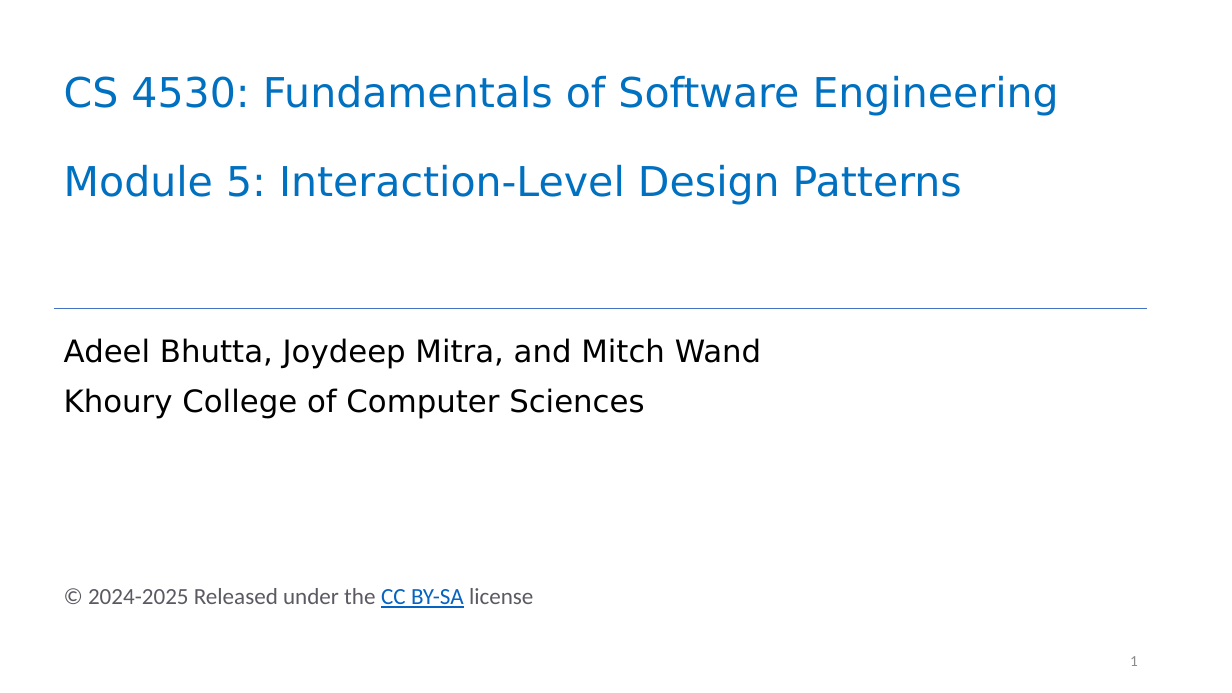
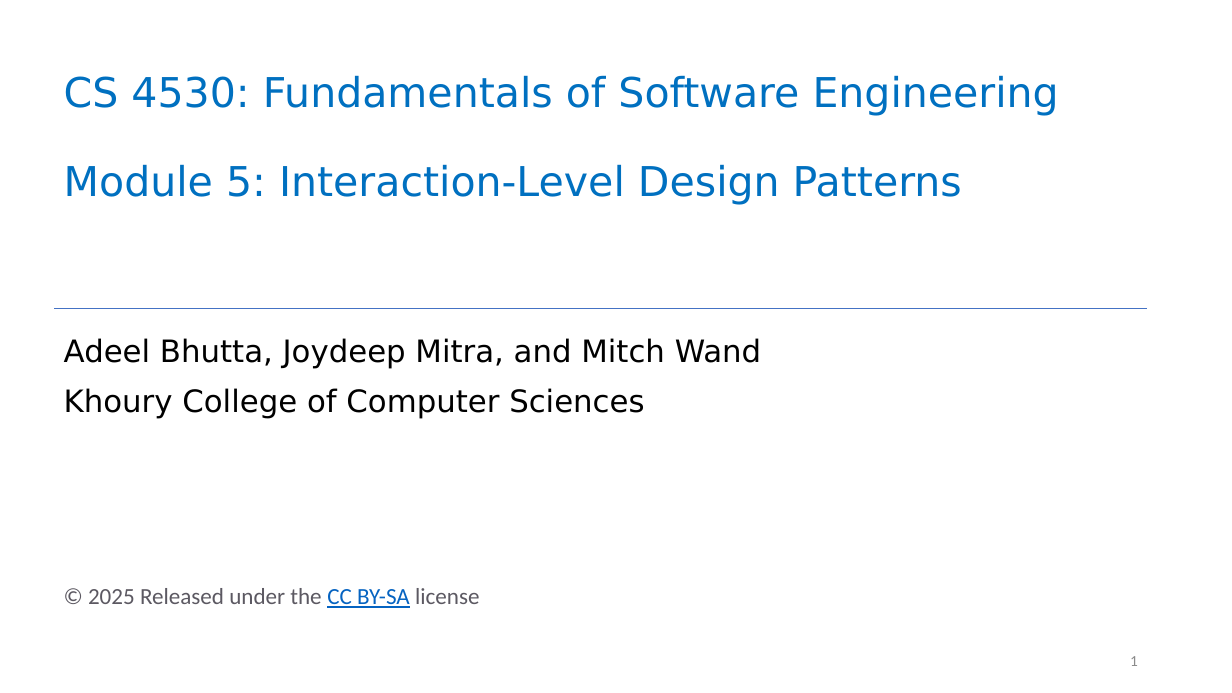
Before and after one commit to yashburshe/CS4530-Fall-2025, a slide deck: slide 1 of Slides/Module 05 Interaction-Level Design Patterns.pptx. Drawn at 1232x693 pixels with LibreOffice and Linux fonts; fonts in the diff are those of the drawing. Boxes give left, top, right and bottom in pixels: in the first picture for what was removed or moved away, otherwise in the second. Text is boxed around its words. In the diff, an @@ line names an element or a change of style, - is before the commit and + after.

Commit message:
updated copyright in slides

```diff
--- a/Slides/Module 05 Interaction-Level Design Patterns.pptx
+++ b/Slides/Module 05 Interaction-Level Design Patterns.pptx
@@ text at [88,588,479,608]: text changed @@
-© 2024-2025 Released under the CC BY-SA license
+© 2025 Released under the CC BY-SA license
```
Also in this commit, not shown: 1 other file.
